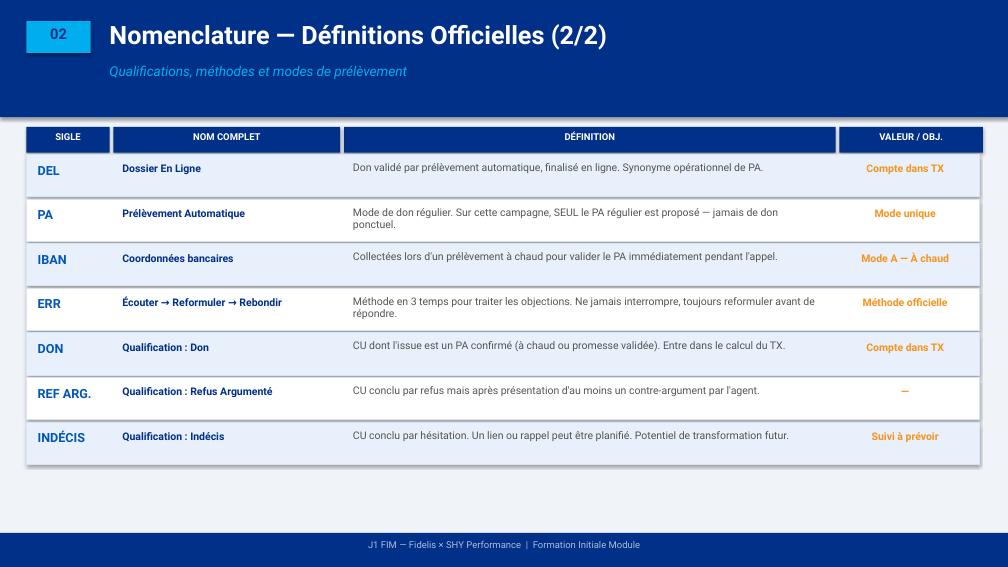
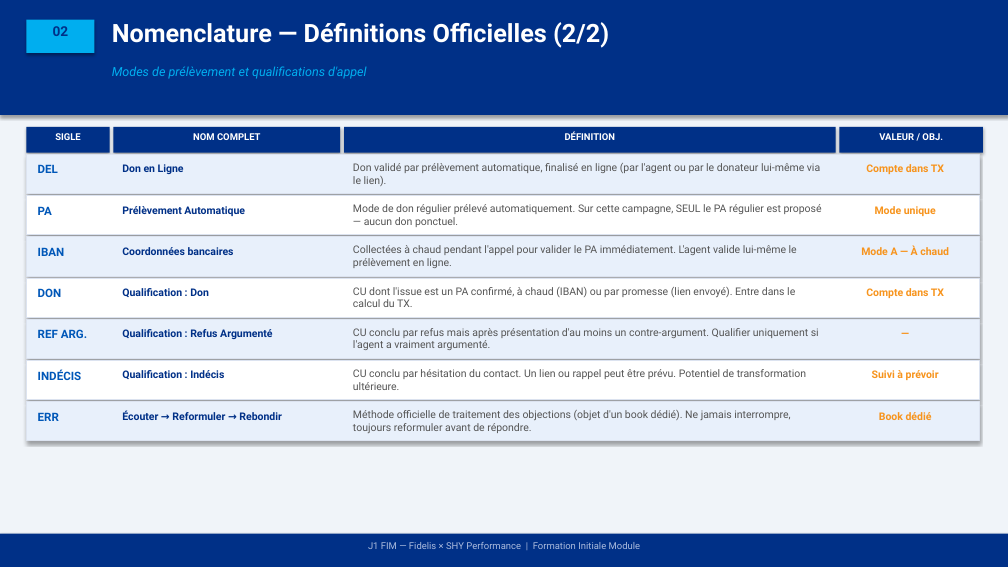
Before and after one commit to madsenfatou-code/fatou, a slide deck: slide 5 of J1_FIM_Fidelis_Formation.pptx (slide 6 before the commit). Drawn at 1008x567 pixels with LibreOffice and Linux fonts; fonts in the diff are those of the drawing. Boxes give left, top, right and bottom in pixels: in the first picture for what was removed or moved away, otherwise in the second. Text is boxed around its words. In the diff, an @@ line names an element or a change of style, - is before the commit and + after.

```diff
--- a/J1_FIM_Fidelis_Formation.pptx
+++ b/J1_FIM_Fidelis_Formation.pptx
@@ text "02" at [53, 26, 69, 36]: size 14 to 13 pt @@
@@ rectangle: place and size @@
-rectangle at [26, 21, 91, 53]
+rectangle at [26, 20, 95, 53]
@@ text at [112, 66, 366, 79]: text changed; size 13 to 12 pt @@
-Qualifications, méthodes et modes de prélèvement
+Modes de prélèvement et qualifications d'appel
@@ text at [122, 164, 184, 174]: text changed @@
-Dossier En Ligne
+Don en Ligne
@@ text at [353, 163, 820, 186]: text changed @@
-Don validé par prélèvement automatique, finalisé en ligne. Synonyme opérationnel de PA.
+Don validé par prélèvement automatique, finalisé en ligne (par l'agent ou par le donateur lui-même via le lien).
@@ 3 texts, 1 rectangle: place and size @@
-3 texts, 1 rectangle at [26, 199, 979, 264]
+3 texts, 1 rectangle at [26, 195, 979, 256]
@@ text at [353, 204, 822, 227]: text changed @@
-Mode de don régulier. Sur cette campagne, SEUL le PA régulier est proposé — jamais de don ponctuel.
+Mode de don régulier prélevé automatiquement. Sur cette campagne, SEUL le PA régulier est proposé — aucun don ponctuel.
@@ rectangle: place and size @@
-rectangle at [26, 243, 979, 286]
+rectangle at [26, 237, 979, 276]
@@ text at [353, 245, 797, 268]: text changed @@
-Collectées lors d'un prélèvement à chaud pour valider le PA immédiatement pendant l'appel.
+Collectées à chaud pendant l'appel pour valider le PA immédiatement. L'agent valide lui-même le prélèvement en ligne.
@@ rectangle: place and size @@
-rectangle at [26, 288, 979, 330]
+rectangle at [26, 278, 979, 317]
@@ text "DON": place and size @@
-text "DON" at [38, 344, 64, 353]
+text "DON" at [38, 288, 62, 297]
@@ text added at [122, 288, 209, 297], 10 pt, text #003087, bold @@
+Qualification : Don
@@ text at [353, 287, 795, 307]: text changed @@
-CU dont l'issue est un PA confirmé (à chaud ou promesse validée). Entre dans le calcul du TX.
+CU dont l'issue est un PA confirmé, à chaud (IBAN) ou par promesse (lien envoyé). Entre dans le calcul du TX.
@@ text removed at [353, 297, 814, 319] @@
-Méthode en 3 temps pour traiter les objections. Ne jamais interrompre, toujours reformuler avant de répondre.
@@ text "Compte dans TX": place and size @@
-text "Compte dans TX" at [866, 343, 944, 353]
+text "Compte dans TX" at [866, 288, 944, 298]
@@ text removed at [863, 298, 948, 306] @@
-Méthode officielle
@@ rectangle: place and size @@
-rectangle at [26, 333, 979, 375]
+rectangle at [26, 319, 979, 358]
@@ text "REF ARG.": place and size @@
-text "REF ARG." at [38, 389, 92, 398]
+text "REF ARG." at [38, 329, 87, 338]
@@ text at [122, 329, 272, 339]: text changed @@
-Qualification : Don
+Qualification : Refus Argumenté
@@ text added at [353, 328, 819, 350], 10 pt, text #555555 @@
+CU conclu par refus mais après présentation d'au moins un contre-argument. Qualifier uniquement si l'agent a vraiment argumenté.
@@ text "—": place and size @@
-text "—" at [841, 382, 969, 415]
+text "—" at [841, 324, 969, 354]
@@ rectangle: place and size @@
-rectangle at [26, 377, 979, 420]
+rectangle at [26, 360, 979, 399]
@@ text "INDÉCIS": place and size @@
-text "INDÉCIS" at [38, 430, 85, 442]
+text "INDÉCIS" at [38, 369, 82, 380]
@@ text at [122, 370, 224, 379]: text changed @@
-Qualification : Refus Argumenté
+Qualification : Indécis
@@ text at [353, 369, 806, 390]: text changed @@
-CU conclu par refus mais après présentation d'au moins un contre-argument par l'agent.
+CU conclu par hésitation du contact. Un lien ou rappel peut être prévu. Potentiel de transformation ultérieure.
@@ text "Suivi à prévoir": place and size @@
-text "Suivi à prévoir" at [872, 432, 939, 442]
+text "Suivi à prévoir" at [872, 370, 939, 380]
@@ rectangle: place and size @@
-rectangle at [26, 422, 979, 464]
+rectangle at [26, 402, 979, 441]
@@ size 12 to 11 pt in 7 elements at [38, 164, 58, 173], [38, 206, 52, 215], [38, 248, 65, 256], [38, 288, 62, 297], [38, 329, 87, 338], [38, 369, 82, 380], [38, 413, 59, 421] @@
@@ text "ERR": place and size @@
-text "ERR" at [38, 299, 61, 308]
+text "ERR" at [38, 413, 59, 421]
@@ text "Écouter → Reformuler → Rebondir": place and size @@
-text "Écouter → Reformuler → Rebondir" at [122, 297, 282, 306]
+text "Écouter → Reformuler → Rebondir" at [122, 410, 282, 420]
@@ text at [353, 410, 790, 433]: text changed @@
-CU conclu par hésitation. Un lien ou rappel peut être planifié. Potentiel de transformation futur.
+Méthode officielle de traitement des objections (objet d'un book dédié). Ne jamais interrompre, toujours reformuler avant de répondre.
@@ text added at [879, 412, 932, 420], 10 pt, text #F7941D, bold @@
+Book dédié
@@ text removed at [122, 432, 224, 441] @@
-Qualification : Indécis
```
Also in this commit, not shown: 10 other slides changed, 2 slides added, 9 slides removed, 1 other file.
